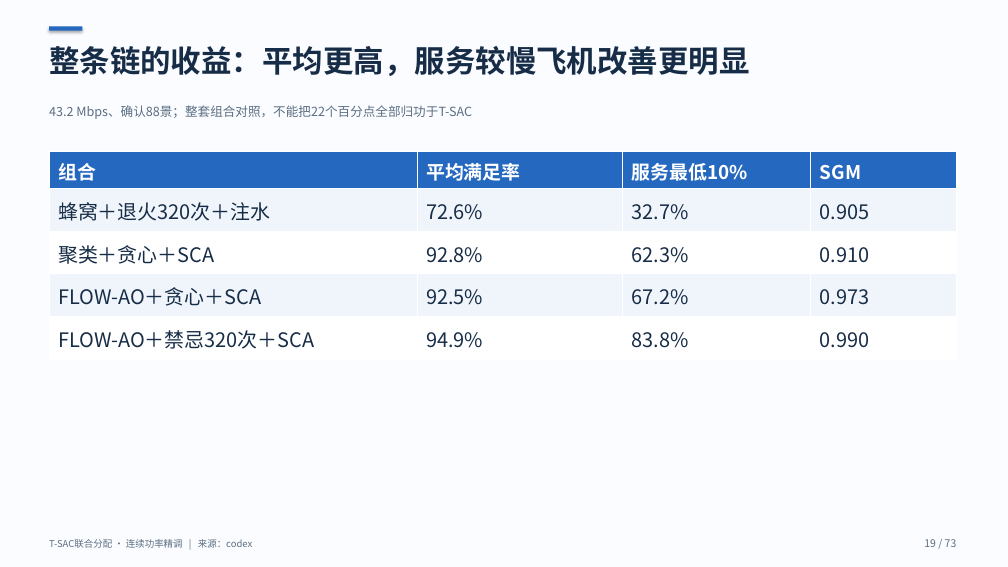
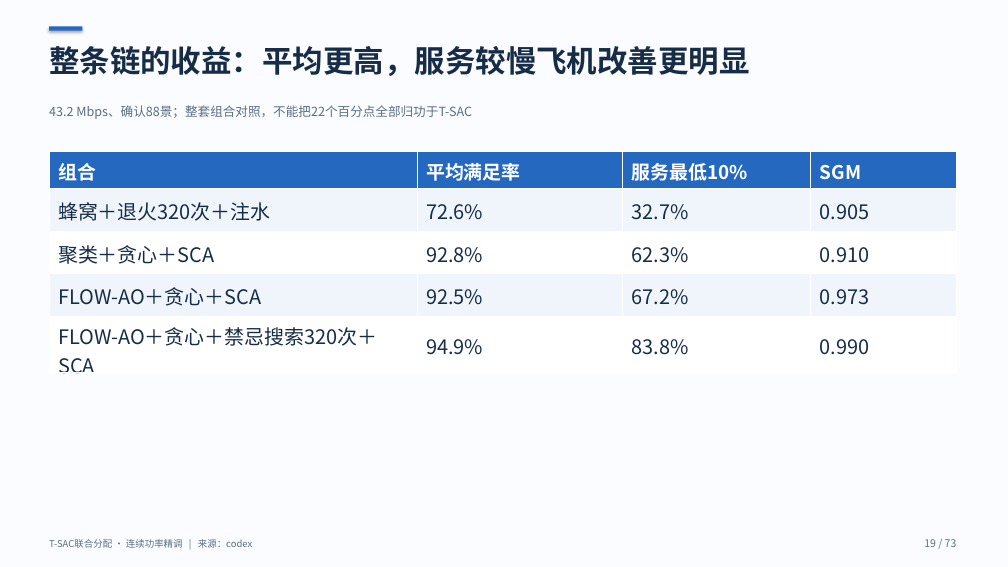
Before and after one commit to 144magixx/satellite-rl, a slide deck: slide 19 of docs/Claude维护/导师汇报/codex版/02_导师汇报.pptx. Drawn at 1008x567 pixels with LibreOffice and Linux fonts; fonts in the diff are those of the drawing. Boxes give left, top, right and bottom in pixels: in the first picture for what was removed or moved away, otherwise in the second. Text is boxed around its words. In the diff, an @@ line names an element or a change of style, - is before the commit and + after.

Commit message:
docs: 补齐纯禁忌评价报告与多格式结果同步

```diff
--- a/docs/Claude维护/导师汇报/codex版/02_导师汇报.pptx
+++ b/docs/Claude维护/导师汇报/codex版/02_导师汇报.pptx
@@ table at bbox=[49, 151, 957, 378] @@
-row 5, column 1: FLOW-AO＋禁忌320次＋SCA
+row 5, column 1: FLOW-AO＋贪心＋禁忌搜索320次＋SCA
```
Also in this commit, not shown: 3 other slides changed, 1 slide added, 36 other files.
